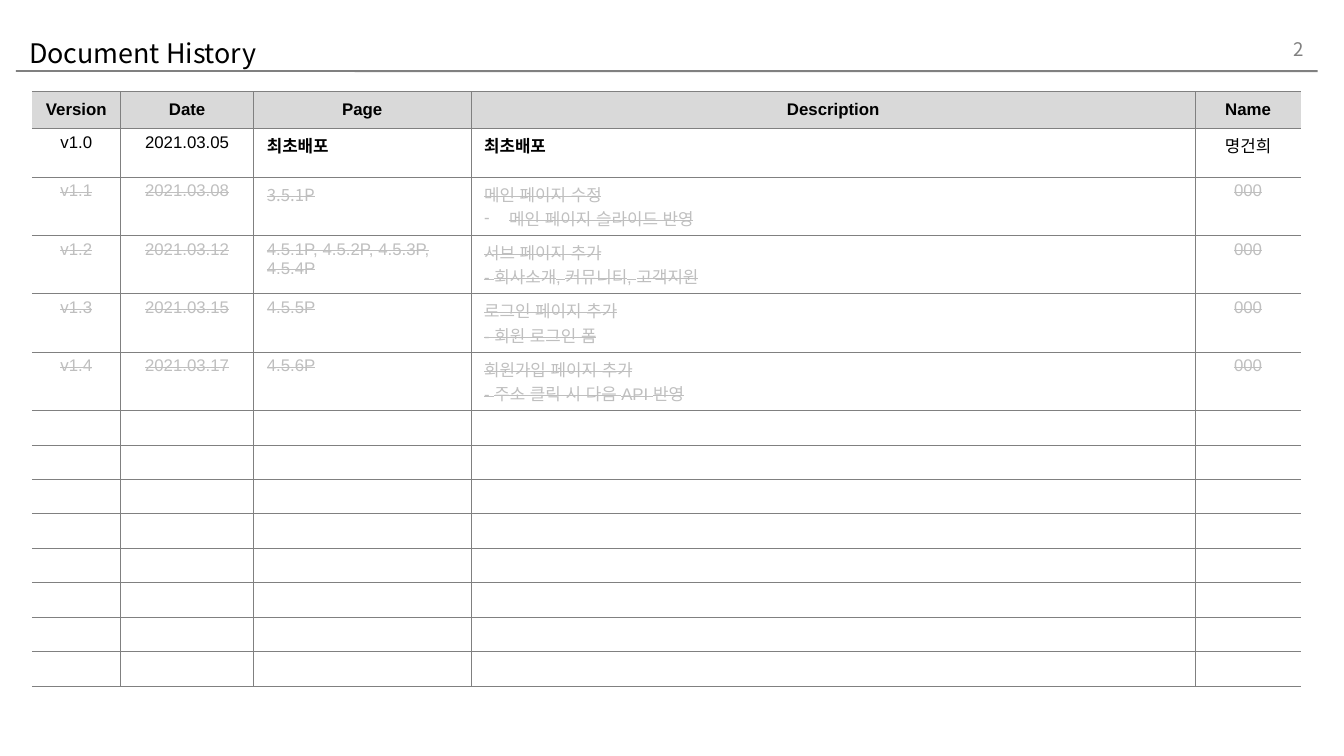
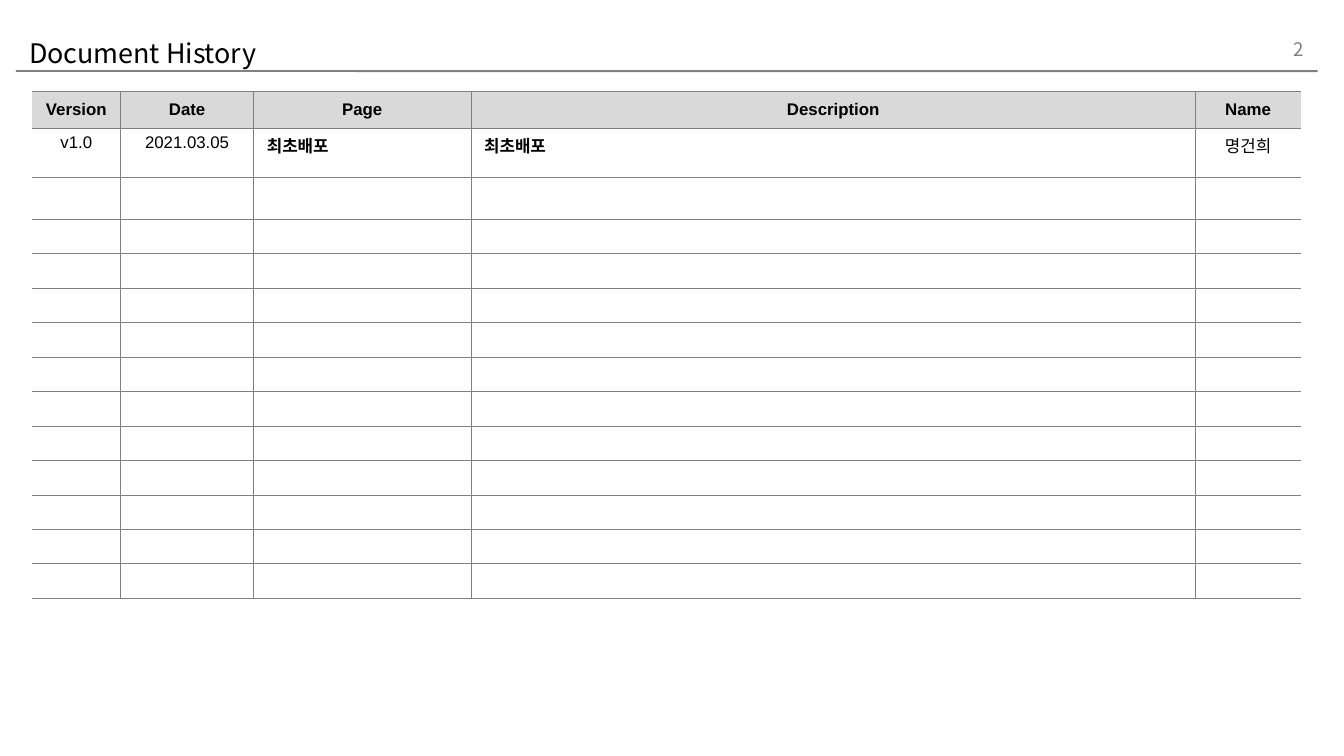
Before and after one commit to ramses203/HTML_CSS_JAVASCRIPT, a slide deck: slide 2 of website/스토리 보드_v1.0.pptx. Drawn at 1344x756 pixels with LibreOffice and Linux fonts; fonts in the diff are those of the drawing. Boxes give left, top, right and bottom in pixels: in the first picture for what was removed or moved away, otherwise in the second. Text is boxed around its words. In the diff, an @@ line names an element or a change of style, - is before the commit and + after.

```diff
--- a/website/스토리 보드_v1.0.pptx
+++ b/website/스토리 보드_v1.0.pptx
@@ table at (32,91,1301,598) @@
-row 3: v1.1 | 2021.03.08 | 3.5.1P | 메인 페이지 수정 / 메인 페이지 슬라이드 반영 | 000
-row 4: v1.2 | 2021.03.12 | 4.5.1P, 4.5.2P, 4.5.3P, 4.5.4P | 서브 페이지 추가 / - 회사소개, 커뮤니티, 고객지원 | 000
-row 5: v1.3 | 2021.03.15 | 4.5.5P | 로그인 페이지 추가 / - 회원 로그인 폼 | 000
-row 6: v1.4 | 2021.03.17 | 4.5.6P | 회원가입 페이지 추가 / - 주소 클릭 시 다음 API 반영 | 000
+row 11:  |  |  |  | 
+row 12:  |  |  |  | 
+row 13:  |  |  |  | 
+row 14:  |  |  |  | 
```
Also in this commit, not shown: 1 other slide changed, 10 other files.
